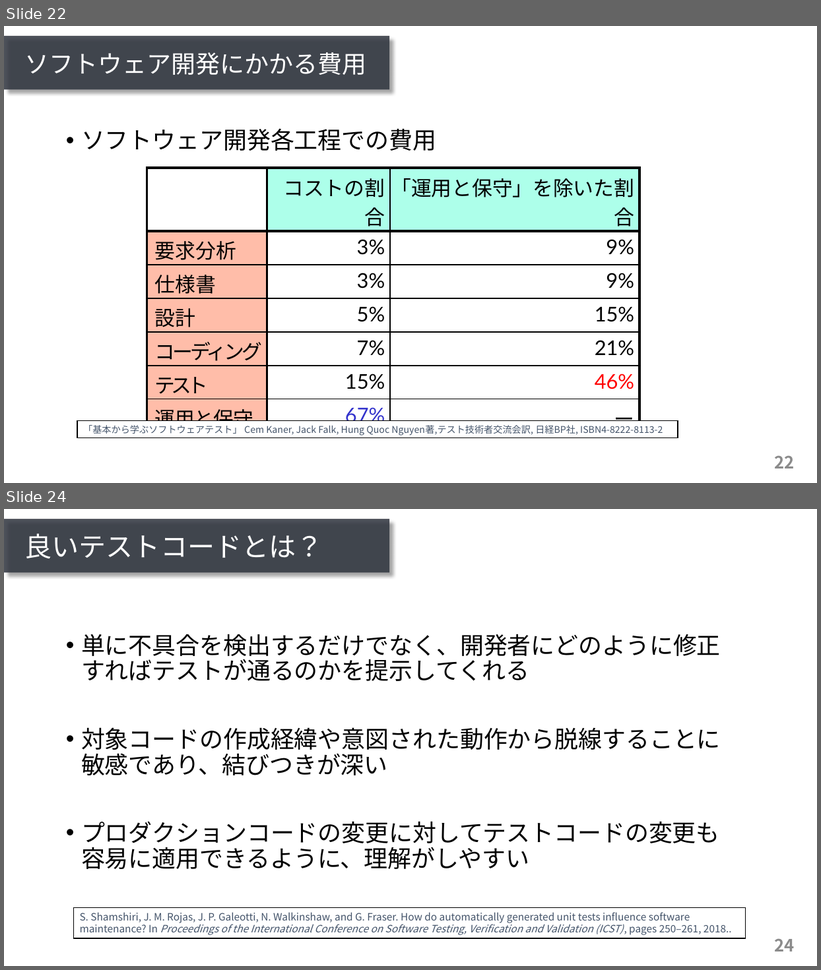
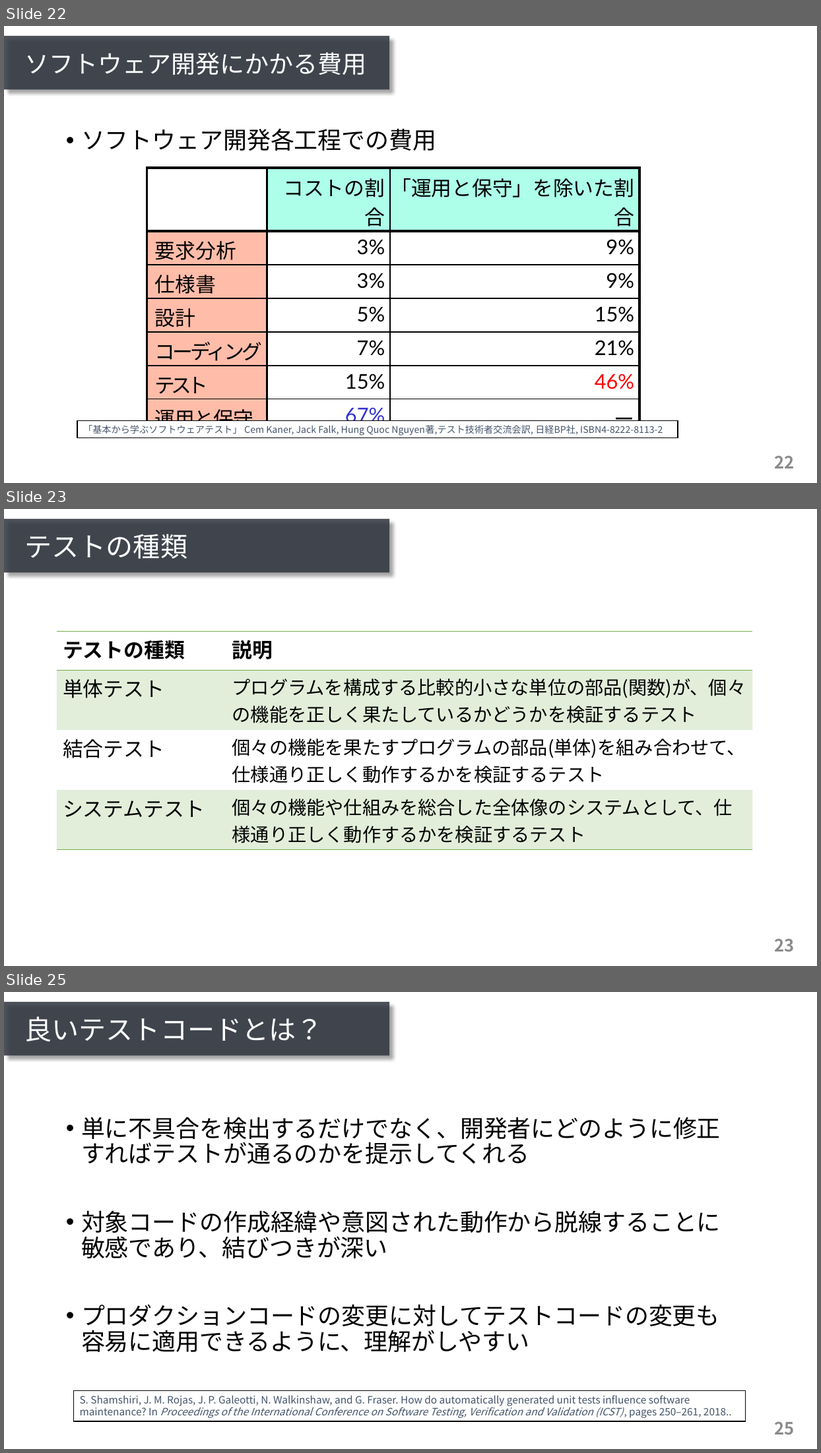
Before and after one commit to ryosuke-ku/mthesis2020-pre, a slide deck: presentation_kurachi.pptx. Shown one above the other, each under a label of ours: slides 22 and 24 before the commit, slides 22, 23 and 25 after it; the slides between them are not shown. The pictures are 821x970 and 821x1453 pixels, drawn with LibreOffice and Linux fonts; fonts in the diff are those of the drawing. Boxes give left, top, right and bottom in pixels: in the first picture for what was removed or moved away, otherwise in the second. Text is boxed around its words. In the diff, an @@ line names an element or a change of style, - is before the commit and + after.

```diff
--- a/presentation_kurachi.pptx
+++ b/presentation_kurachi.pptx
@@ slide 23 added at (4, 509, 817, 966), background #FFFFFF; not listed: 2 template elements that a slide beside it also shows @@
@@ title added at (25, 534, 187, 559), 32 pt, text #FFFFFF @@
+テストの種類
@@ table added at (57, 632, 754, 850), 4 rows, 2 columns @@
+テストの種類 | 説明
+単体テスト | プログラムを構成する比較的小さな単位の部品(関数)が、個々の機能を正しく果たしているかどうかを検証するテスト
+結合テスト | 個々の機能を果たすプログラムの部品(単体)を組み合わせて、仕様通り正しく動作するかを検証するテスト
+システムテスト | 個々の機能や仕組みを総合した全体像のシステムとして、仕様通り正しく動作するかを検証するテスト
@@ what was slide 24 is now slide 25 @@
@@ page number at (775, 1422, 795, 1435): text changed @@
-24
+25
```
Also in this commit, not shown: 2 slides changed, 3 other slides added.
